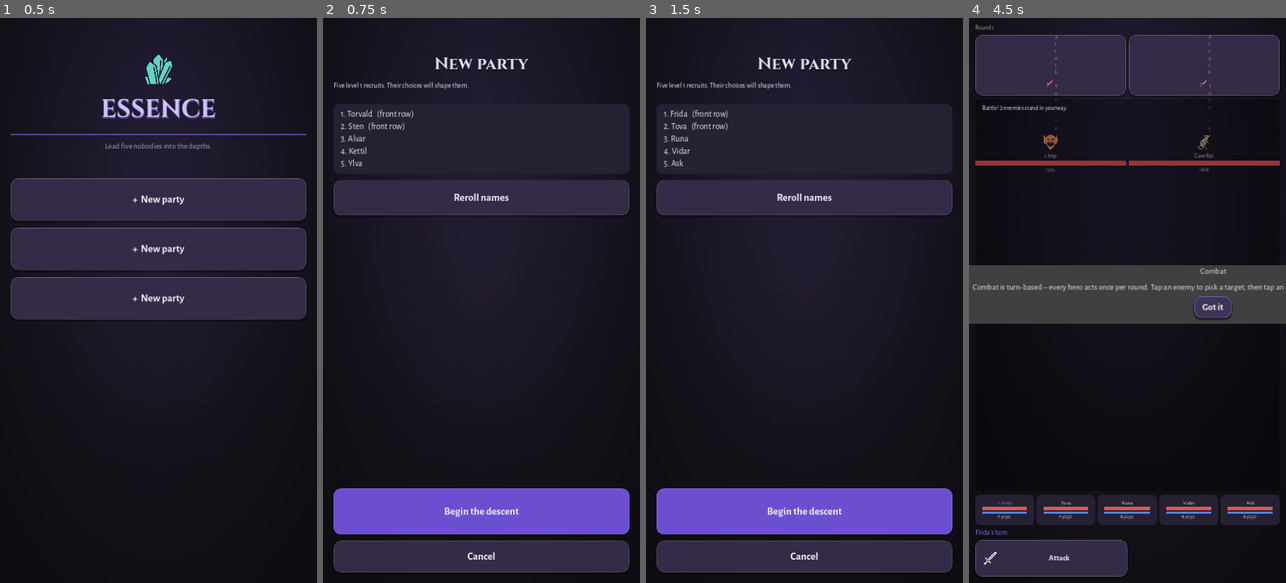
Above: before the commit, frames 1-4 (left to right).
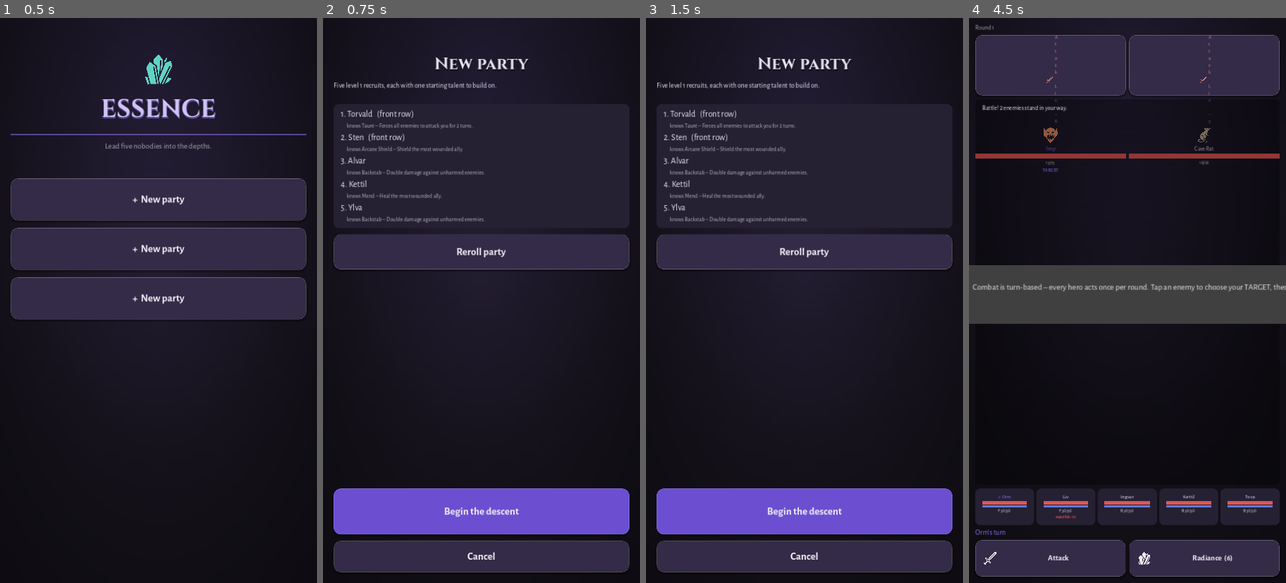
Above: after the commit, the same moments.

Repository: DrDev1337/Dreamapp
Game: Godot game, scene res://scenes/main.tscn
Two runs of this game, one before a commit and one after it. Both use one fixed random seed, a clock stepped at 60 frames per second and the inputs below.
Inputs (mouse positions are in pixels of both pictures, inside the frame that each line leads up to):
- Up to frame 1 (0.5 s): no input
- Up to frame 2 (0.75 s): click "+ New party" at 0.5 s
- Up to frame 3 (1.5 s): click (804, 198) at 1.25 s, where only the run before the commit has a clickable "Reroll names"
- Up to frame 4 (4.5 s): click (1127, 249) at 2 s, where only the run after the commit has a clickable "Reroll party"; click "Begin the descent" at 2.75 s; click "START RUN" at 3.5 s; click "Descend – Depth 1: Battle" at 4.25 s

Frame 1 is identical in both runs. In frame 2, 6.8% of the frame differs, in the area x 3-97%, y 11-45%; in frame 3, 7.0%; in frame 4, 8.1%, in the area x 2-100%, y 10-99%.

Commit message:
Clear target picking, threat display and starting talents
User feedback: target selection felt broken, enemy intents were too
subtle, and the early game lacked choices.

- ProgressBars no longer swallow taps (mouse_filter IGNORE) - HP bars
  sat on top of the enemy buttons and ate target taps
- Selected enemy now shows an accent-colored name plus a TARGET tag
  instead of a tiny marker
- Each hero panel shows "next hit ~N" in red when enemies plan to
  strike them; attack intents carry their damage estimate (est) so the
  UI can aggregate incoming damage per hero
- New recruits roll with one starting ability each (all four axes
  always covered, fifth random; reroll re-rolls the combo) so combat
  has real choices from fight 1
- PartyState.create accepts {name, ability_id} specs (plain names
  still work); simulator and tests updated

Co-Authored-By: Claude Fable 5 <noreply@anthropic.com>
Claude-Session: https://claude.ai/code/session_019aKYy591HB2eGFWw2i1t2D

Diff:
--- a/src/autoload/game.gd
+++ b/src/autoload/game.gd
@@ -26,8 +26,8 @@
 # --- Slots och partyn (US-4.4) ---
 
 
-func create_party(slot: int, hero_names: Array) -> void:
-	party = PartyState.create(hero_names)
+func create_party(slot: int, hero_specs: Array) -> void:
+	party = PartyState.create(hero_specs)
 	active_slot = slot
 	run = null
 	save_game()
--- a/src/core/combat.gd
+++ b/src/core/combat.gd
@@ -423,9 +423,10 @@
 			label = "Heavy %s ~%d" % [target_name, est]
 		"double":
 			label = "2 hits %s ~%d" % [target_name, est]
+			est *= 2
 		_:
 			label = "Attack %s ~%d" % [target_name, est]
-	return {"kind": kind, "label": label, "target": target}
+	return {"kind": kind, "label": label, "target": target, "est": est}
 
 
 ## Melee når bara frontraden (om någon lever); taunt tvingar målet.
--- a/src/core/party.gd
+++ b/src/core/party.gd
@@ -18,13 +18,21 @@
 var deaths := 0  # partywipes
 
 
-static func create(hero_names: Array) -> PartyState:
+## Skapar ett party. Varje element är en String (bara namn) eller en
+## Dictionary {name, ability_id} – startförmågan ger val från strid 1.
+static func create(hero_specs: Array) -> PartyState:
 	var party := PartyState.new()
-	party.party_name = String(hero_names[0]) if not hero_names.is_empty() else "Party"
-	for name in hero_names:
+	for spec in hero_specs:
 		var hero := Hero.new()
-		hero.hero_name = String(name)
+		if spec is Dictionary:
+			hero.hero_name = String(spec.get("name", "Hero"))
+			var ability_id := String(spec.get("ability_id", ""))
+			if ability_id != "":
+				hero.learn_ability(ability_id)
+		else:
+			hero.hero_name = String(spec)
 		party.heroes.append(hero)
+	party.party_name = party.heroes[0].hero_name if not party.heroes.is_empty() else "Party"
 	return party
 
 
--- a/src/ui/combat_screen.gd
+++ b/src/ui/combat_screen.gd
@@ -36,8 +36,9 @@
 		Game.mark_tutorial_seen("combat_intro")
 		var hint := (
 			"Combat is turn-based – every hero acts once per round. "
-			+ "Tap an enemy to pick a target, then tap an ability. "
-			+ "Melee enemies can only reach your front row."
+			+ "Tap an enemy to choose your TARGET, then tap an ability. "
+			+ "Red text under a hero shows who the enemies plan to strike, "
+			+ "and melee enemies can only reach your front row."
 		)
 		UIKit.popup(self, "Combat", hint)
 
@@ -117,6 +118,15 @@
 	var info_label := UIKit.body("", 11)
 	info_label.horizontal_alignment = HORIZONTAL_ALIGNMENT_CENTER
 	box.add_child(info_label)
+	# Tydligt målval: "TARGET"-strip under den valda fienden.
+	var target_strip := Label.new()
+	target_strip.text = "TARGET"
+	target_strip.horizontal_alignment = HORIZONTAL_ALIGNMENT_CENTER
+	target_strip.add_theme_font_override("font", UIKit.FONT_BOLD)
+	target_strip.add_theme_font_size_override("font_size", 11)
+	target_strip.add_theme_color_override("font_color", UIKit.COLOR_ACCENT)
+	target_strip.mouse_filter = Control.MOUSE_FILTER_IGNORE
+	box.add_child(target_strip)
 	button.add_child(box)
 	button.pressed.connect(
 		func():
@@ -131,6 +141,7 @@
 		"intent_row": intent_row,
 		"intent_icon": intent_icon,
 		"intent_label": intent_label,
+		"target_strip": target_strip,
 	}
 
 
@@ -150,6 +161,12 @@
 	var info_label := UIKit.body("", 10)
 	info_label.horizontal_alignment = HORIZONTAL_ALIGNMENT_CENTER
 	box.add_child(info_label)
+	# Hotvisning: vem fienderna tänker slå och för ungefär hur mycket.
+	var threat_label := UIKit.body("", 10)
+	threat_label.horizontal_alignment = HORIZONTAL_ALIGNMENT_CENTER
+	threat_label.add_theme_font_override("font", UIKit.FONT_BOLD)
+	threat_label.add_theme_color_override("font_color", UIKit.COLOR_HP)
+	box.add_child(threat_label)
 	panel.add_child(box)
 	return {
 		"panel": panel,
@@ -157,6 +174,7 @@
 		"hp_bar": hp_bar,
 		"mana_bar": mana_bar,
 		"info_label": info_label,
+		"threat_label": threat_label,
 	}
 
 
@@ -195,18 +213,24 @@
 
 	order_label.text = "Round %d" % engine.round_number
 
+	# Hot per hjälte: summera vad fienderna planerar att slå dem för.
+	var incoming := {}
 	for i in enemy_widgets.size():
 		var enemy: Dictionary = engine.enemies[i]
 		var widget: Dictionary = enemy_widgets[i]
 		var dead: bool = enemy["hp"] <= 0
 		var button: Button = widget["button"]
+		var selected: bool = i == selected_target and not dead
 		button.disabled = dead
 		button.modulate = Color(1, 1, 1, 0.35) if dead else Color.WHITE
-		var mark := "» " if i == selected_target and not dead else ""
+		widget["target_strip"].visible = selected and not engine.is_over()
 		var phase_mark := (
 			"  [PHASE 2]" if enemy.get("is_boss", false) and int(enemy.get("phase", 1)) == 2 else ""
 		)
-		widget["name_label"].text = "%s%s%s" % [mark, enemy["name"], phase_mark]
+		widget["name_label"].text = "%s%s" % [enemy["name"], phase_mark]
+		widget["name_label"].add_theme_color_override(
+			"font_color", UIKit.COLOR_ACCENT if selected else Color("e8e4f0")
+		)
 		_set_bar(widget["hp_bar"], int(enemy["hp"]), int(enemy["max_hp"]), animate)
 		widget["info_label"].text = (
 			"%d/%d %s" % [int(enemy["hp"]), int(enemy["max_hp"]), _status_text(enemy)]
@@ -221,6 +245,11 @@
 			widget["intent_icon"].modulate = tint
 			widget["intent_label"].text = String(intent.get("label", ""))
 			widget["intent_label"].add_theme_color_override("font_color", tint)
+			var threat_target := int(intent.get("target", -1))
+			if threat_target >= 0:
+				incoming[threat_target] = (
+					int(incoming.get(threat_target, 0)) + int(intent.get("est", 0))
+				)
 
 	for i in hero_widgets.size():
 		var hero: Dictionary = engine.heroes[i]
@@ -239,6 +268,10 @@
 			"DOWN"
 			if down
 			else "%s %d/%d %s" % [row_tag, int(hero["hp"]), int(hero["max_hp"]), _status_text(hero)]
+		)
+		var threat := int(incoming.get(i, 0))
+		widget["threat_label"].text = (
+			"next hit ~%d" % threat if threat > 0 and not down and not engine.is_over() else ""
 		)
 
 	log_label.text = "\n".join(engine.log.slice(maxi(0, engine.log.size() - 5)))
--- a/src/ui/slot_screen.gd
+++ b/src/ui/slot_screen.gd
@@ -30,7 +30,7 @@
 ]
 
 var creating_slot := -1
-var suggested_names: Array = []
+var suggested_specs: Array = []  # [{name, ability_id, axis}, ...]
 
 
 func build() -> void:
@@ -107,21 +107,30 @@
 	add_child(UIKit.vmargin(layout))
 	layout.add_child(UIKit.spacer(40))
 	layout.add_child(UIKit.title("New party", 38))
-	layout.add_child(UIKit.body("Five level 1 recruits. Their choices will shape them.", 16))
+	layout.add_child(
+		UIKit.body("Five level 1 recruits, each with one starting talent to build on.", 16)
+	)
 	layout.add_child(UIKit.spacer(6))
 
 	var name_panel := UIKit.panel()
 	var name_box := VBoxContainer.new()
-	name_box.add_theme_constant_override("separation", 6)
-	for i in suggested_names.size():
+	name_box.add_theme_constant_override("separation", 8)
+	for i in suggested_specs.size():
+		var spec: Dictionary = suggested_specs[i]
+		var ability := Abilities.get_ability(String(spec["ability_id"]))
 		var row_label := UIKit.body(
-			"%d. %s%s" % [i + 1, suggested_names[i], "   (front row)" if i < 2 else ""], 20
-		)
+			"%d. %s%s" % [i + 1, spec["name"], "   (front row)" if i < 2 else ""], 20
+		)
+		var talent_label := UIKit.body(
+			"      knows %s – %s" % [ability["name"], ability["desc"]], 13
+		)
+		talent_label.add_theme_color_override("font_color", Color(1, 1, 1, 0.65))
 		name_box.add_child(row_label)
+		name_box.add_child(talent_label)
 	name_panel.add_child(name_box)
 	layout.add_child(name_panel)
 
-	var reroll_button := UIKit.big_button("Reroll names", 80)
+	var reroll_button := UIKit.big_button("Reroll party", 80)
 	reroll_button.pressed.connect(
 		func():
 			_roll_names()
@@ -136,7 +145,7 @@
 	var create_button := UIKit.primary_button("Begin the descent", 104)
 	create_button.pressed.connect(
 		func():
-			Game.create_party(creating_slot, suggested_names)
+			Game.create_party(creating_slot, suggested_specs)
 			main.show_hub()
 	)
 	layout.add_child(create_button)
@@ -156,10 +165,28 @@
 	rebuild()
 
 
+## Rullar namn + en startförmåga per rekryt: de fyra axlarna täcks
+## alltid, femte hjälten får en slumpad axel. Reroll ger nya kombon.
 func _roll_names() -> void:
 	var pool := NAMES.duplicate()
 	pool.shuffle()
-	suggested_names = pool.slice(0, Balance.PARTY_SIZE)
+	var axes: Array = Abilities.AXES.duplicate()
+	axes.append(Abilities.AXES[randi_range(0, Abilities.AXES.size() - 1)])
+	axes.shuffle()
+	suggested_specs = []
+	for i in Balance.PARTY_SIZE:
+		var axis: String = axes[i]
+		var options := Abilities.abilities_for_axis(axis)
+		(
+			suggested_specs
+			. append(
+				{
+					"name": pool[i],
+					"axis": axis,
+					"ability_id": options[randi_range(0, options.size() - 1)],
+				}
+			)
+		)
 
 
 func _select(slot: int) -> void:
--- a/src/ui/ui_kit.gd
+++ b/src/ui/ui_kit.gd
@@ -140,6 +140,9 @@
 	bar_node.max_value = max_value
 	bar_node.value = value
 	bar_node.show_percentage = false
+	# Bars är ren visning – utan IGNORE äter de tryck på knappen bakom
+	# (ProgressBar har mouse_filter STOP som default).
+	bar_node.mouse_filter = Control.MOUSE_FILTER_IGNORE
 	bar_node.custom_minimum_size = Vector2(0, height)
 	var fill := StyleBoxFlat.new()
 	fill.bg_color = color
--- a/tests/run_tests.gd
+++ b/tests/run_tests.gd
@@ -142,6 +142,7 @@
 	var intent: Dictionary = engine.enemies[0]["intent"]
 	check(int(intent["target"]) in [0, 1], "melee-fiende siktar på frontraden")
 	check(String(intent["label"]).contains("Hero"), "intentionen namnger hjältemålet")
+	check(int(intent.get("est", 0)) > 0, "intentionen bär skadeuppskattning (hotvisning i UI)")
 
 	# Taunt från bakre raden tvingar om fiendens mål.
 	var heroes := _make_party_combat()
@@ -227,6 +228,11 @@
 	var party := PartyState.create(["Ask", "Embla", "Runa", "Grim", "Saga"])
 	check(party.heroes.size() == Balance.PARTY_SIZE, "nytt party har 5 hjältar")
 	check(party.hero_row(0) == "front" and party.hero_row(2) == "back", "rad 0-1 är frontrad")
+	# Startförmågor (fler val i början): specs med ability_id lärs direkt.
+	var talented := PartyState.create([{"name": "Tova", "ability_id": "taunt"}, "Grim"])
+	check("taunt" in talented.heroes[0].ability_ids, "startförmåga lärs vid party-skapande")
+	check(talented.heroes[1].ability_ids == ["basic_attack"], "namn-endast-specs fungerar kvar")
+	check(talented.party_name == "Tova", "partyt namnges efter första hjälten")
 	var levels := party.gain_xp(Balance.xp_for_level(1))
 	check(levels == 1 and party.level == 2, "party-XP ger level up")
 	var rng := RandomNumberGenerator.new()
--- a/tools/simulate.gd
+++ b/tools/simulate.gd
@@ -17,7 +17,14 @@
 const RUNS := 100
 const FRESH_RUNS := 50
 const DESIRED_AXES := ["tank", "rogue", "healer", "mage", "mage"]
-const SIM_NAMES := ["Sim1", "Sim2", "Sim3", "Sim4", "Sim5"]
+# Speglar party-pickern: varje rekryt startar med en förmåga (en per axel).
+const SIM_SPECS := [
+	{"name": "Sim1", "ability_id": "taunt"},
+	{"name": "Sim2", "ability_id": "backstab"},
+	{"name": "Sim3", "ability_id": "mend"},
+	{"name": "Sim4", "ability_id": "firebolt"},
+	{"name": "Sim5", "ability_id": "frost_nova"},
+]
 
 var casual_mode := false
 var early_outcomes: Array = []  # run-för-run för de 10 första progressionsrunsen
@@ -37,7 +44,7 @@
 
 
 func _init() -> void:
-	var party := PartyState.create(SIM_NAMES)
+	var party := PartyState.create(SIM_SPECS)
 	for run_index in RUNS:
 		var before_level := party.level
 		var outcome := _play_run(party, 10_000 + run_index)
@@ -60,7 +67,7 @@
 	var depth_reached := {}
 	var deaths := 0
 	for i in FRESH_RUNS:
-		var party := PartyState.create(SIM_NAMES)
+		var party := PartyState.create(SIM_SPECS)
 		var outcome := _play_run(party, 50_000 + i + (100_000 if casual else 0))
 		var depth := 0
 		for part in outcome.split("_"):
Not shown, changed: docs/party_design.md
